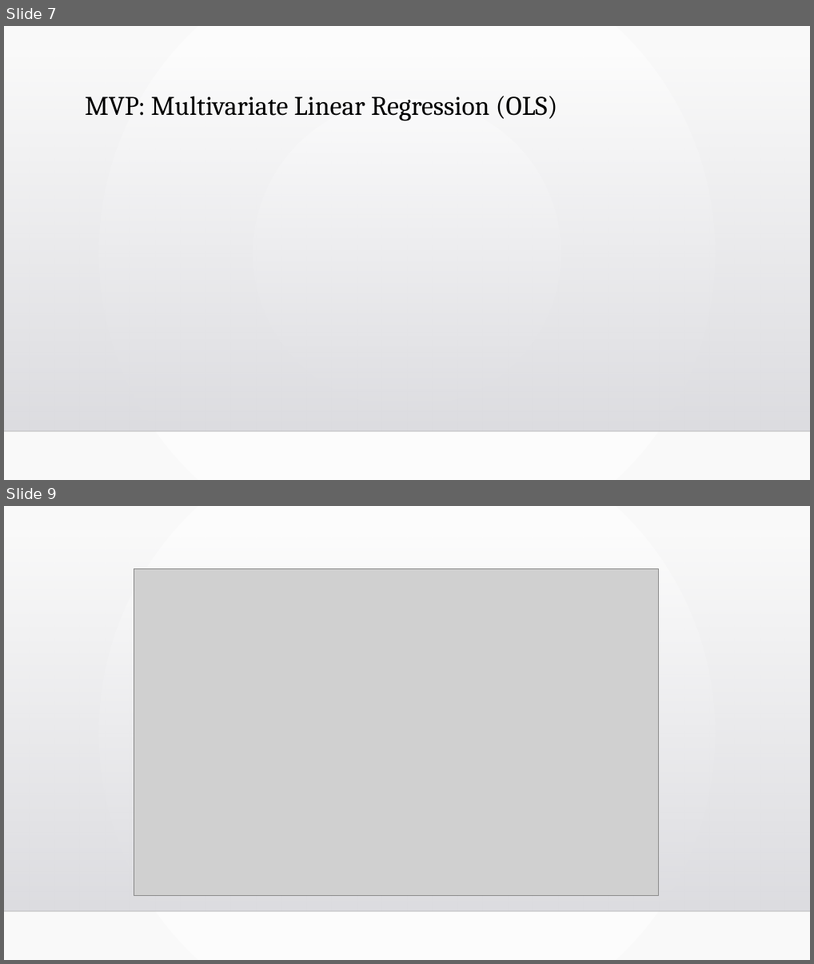
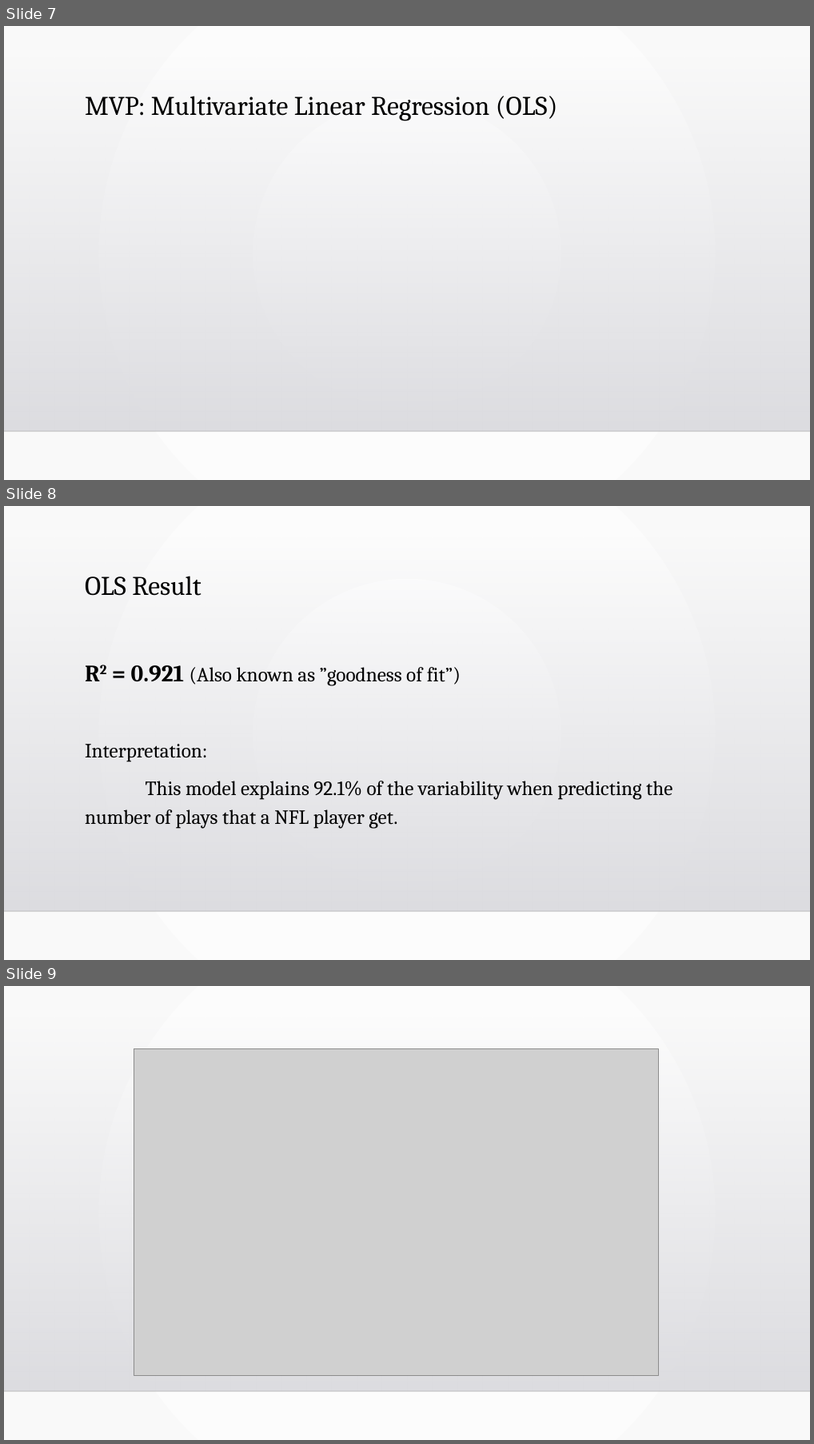
Before and after one commit to alou127/ds_projects, a slide deck: project_2_powepoin.pptx. Shown one above the other, each under a label of ours: slides 7 and 9 before the commit, slides 7, 8 and 9 after it; the slides between them are not shown. The pictures are 814x964 and 814x1444 pixels, drawn with LibreOffice and Linux fonts; fonts in the diff are those of the drawing; grey boxes stand for pictures; background and template pictures are left out. Boxes give left, top, right and bottom in pixels: in the first picture for what was removed or moved away, otherwise in the second. Text is boxed around its words. In the diff, an @@ line names an element or a change of style, - is before the commit and + after.

```diff
--- a/project_2_powepoin.pptx
+++ b/project_2_powepoin.pptx
@@ slide 8 added at bbox=[4, 506, 810, 960], background gradient #FFFFFF to #FAFAFA; not listed: 2 template elements that a slide beside it also shows @@
@@ title added at bbox=[85, 576, 201, 596], 32 pt, text #000000 @@
+OLS Result
@@ text added at bbox=[85, 665, 673, 828], 24 pt, text #000000 @@
+R2 = 0.921 (Also known as ”goodness of fit”)
+Interpretation:
+This model explains 92.1% of the variability when predicting the number of plays that a NFL player get.
```
Also in this commit, not shown: 5 slides changed, 4 other slides added, 4 slides removed.
